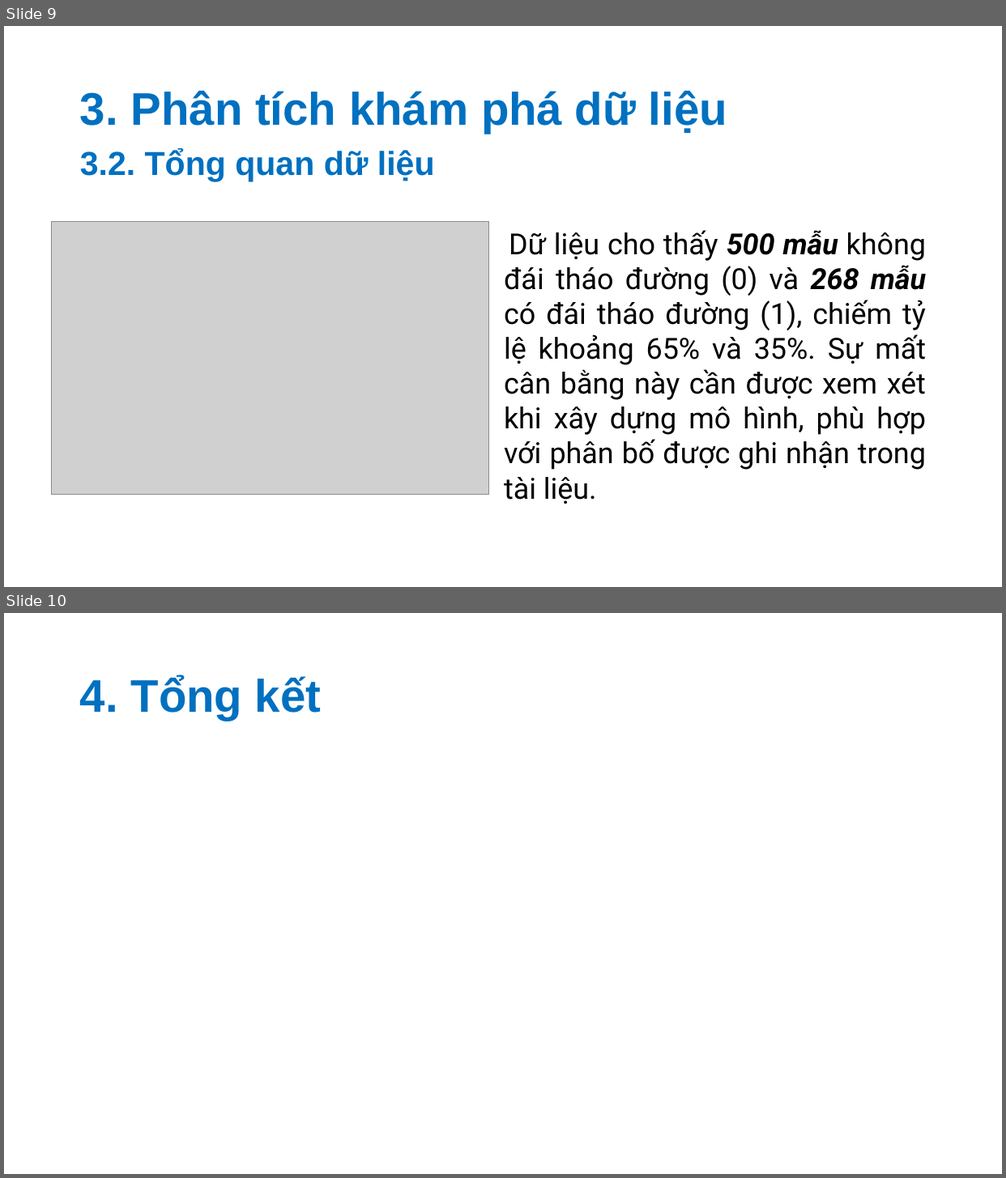
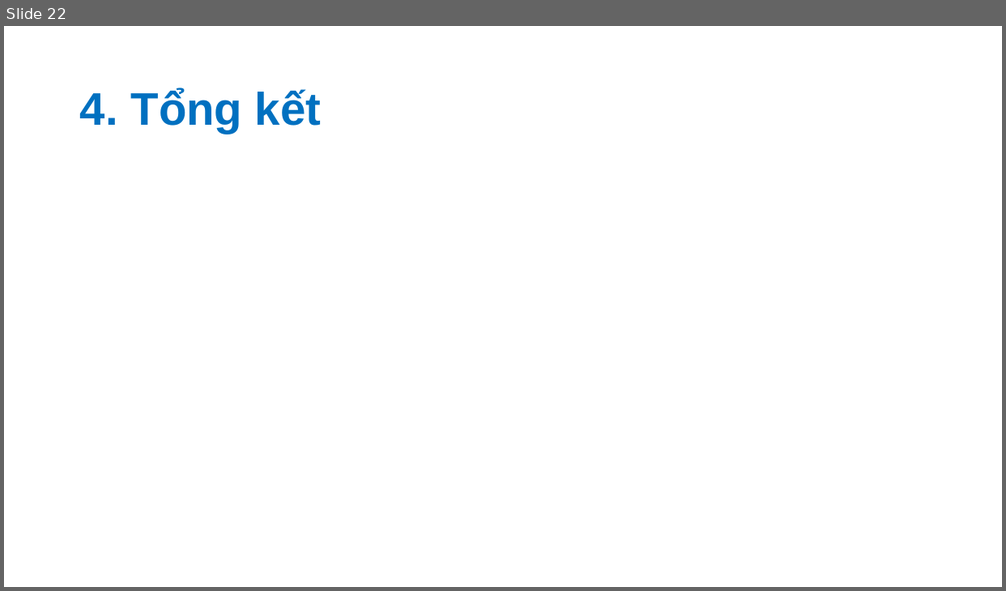
Before and after one commit to nvhao100604/PTDL_2025, a slide deck: BT3/slide/Phân tích khám phá về bệnh đái tháo đường.pptx. Shown one above the other, each under a label of ours: slides 9 and 10 before the commit, slide 22 after it. The pictures are 1006x1178 and 1006x591 pixels, drawn with LibreOffice and Linux fonts; fonts in the diff are those of the drawing; grey boxes stand for pictures. Boxes give left, top, right and bottom in pixels: in the first picture for what was removed or moved away, otherwise in the second. Text is boxed around its words. In the diff, an @@ line names an element or a change of style, - is before the commit and + after.

```diff
--- a/BT3/slide/Phân tích khám phá về bệnh đái tháo đường.pptx
+++ b/BT3/slide/Phân tích khám phá về bệnh đái tháo đường.pptx
@@ slide 9 removed at (x1=4, y1=26, x2=1002, y2=587), background #FFFFFF @@
@@ title removed at (x1=80, y1=91, x2=727, y2=133) @@
-3. Phân tích khám phá dữ liệu
@@ text removed at (x1=80, y1=148, x2=435, y2=182) @@
-3.2. Tổng quan dữ liệu
@@ picture removed at (x1=52, y1=221, x2=489, y2=495) @@
@@ text removed at (x1=504, y1=230, x2=926, y2=504) @@
-Dữ liệu cho thấy 500 mẫu không đái tháo đường (0) và 268 mẫu có đái tháo đường (1), chiếm tỷ lệ khoảng 65% và 35%. Sự mất cân bằng này cần được xem xét khi xây dựng mô hình, phù hợp với phân bố được ghi nhận trong tài liệu.
@@ what was slide 10 is now slide 22 @@
```
Also in this commit, not shown: 4 slides changed, 13 slides added.
